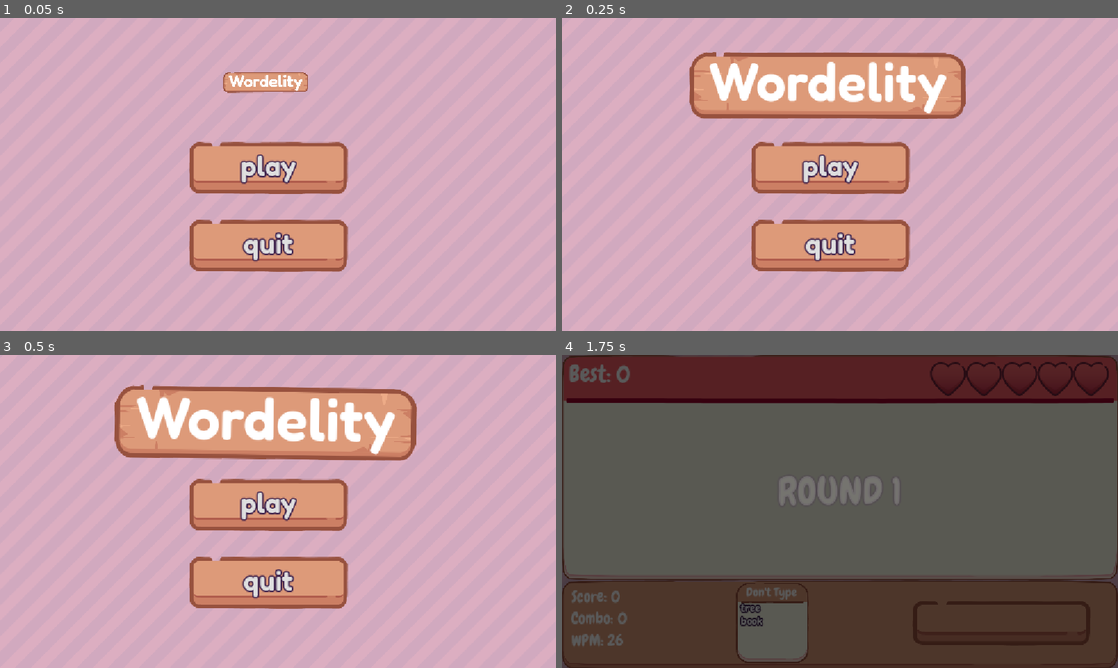
Above: before the commit, frames 1-4 (two rows, left to right).
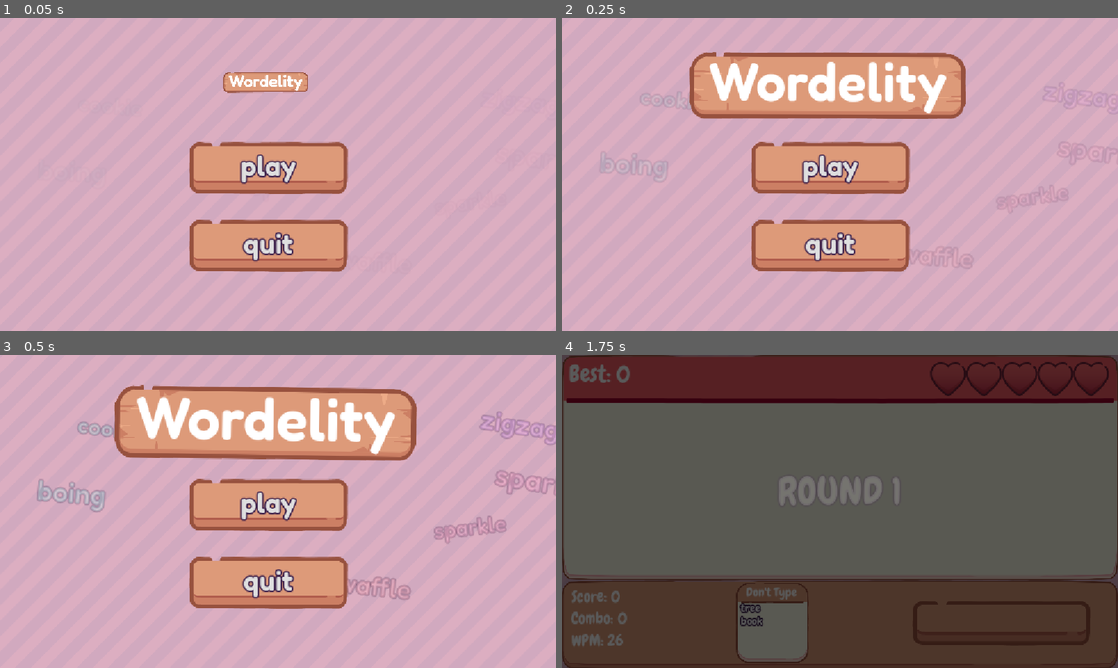
Above: after the commit, the same moments.

Repository: mubixd69-ux/Wordelity
Game: Godot game, scene res://scenes/menu.tscn
The game is run twice, just before and just after one commit, with the same random seed, the same clock (stepped at 60 frames per second) and the same inputs. This scene is started directly instead of the project's main scene.
Inputs (mouse positions are in pixels of both pictures, inside the frame that each line leads up to):
- Up to frame 1 (0.05 s): no input
- Up to frame 2 (0.25 s): no input
- Up to frame 3 (0.5 s): no input
- Up to frame 4 (1.75 s): click "play" at 0.5 s; tap Enter at 1.25 s; move the mouse to (962, 495) at 1.27 s; hold Right from 1.28 s (still down); tap Alt at 1.35 s; click (962, 495) at 1.42 s

The runs differ from the first frame. In frame 2, 0.1% of the frame differs, in the area x 7-98%, y 24-79%; in frame 3, 2.0%, in the area x 6-100%, y 18-79%; in frame 4, nothing differs.

Commit message:
added drifting words to the men7u background

Diff:
--- a/scenes/menu.tscn
+++ b/scenes/menu.tscn
@@ -107,6 +107,7 @@
 text = "quit"
 
 [node name="Title" type="Label" parent="." unique_id=1946353757]
+z_index = 1
 layout_mode = 0
 offset_left = 270.0
 offset_top = 61.0
@@ -118,7 +119,7 @@
 vertical_alignment = 1
 
 [node name="NinePatchRect2" type="NinePatchRect" parent="Title" unique_id=1286328613]
-z_index = -1
+z_as_relative = false
 layout_mode = 0
 offset_left = -11.0
 offset_top = 9.0
--- a/scripts/menu.gd
+++ b/scripts/menu.gd
@@ -5,6 +5,8 @@
 var locked = null
 var idle = 0.0
 var hint_shown = false
+var drift_words = ["pop", "jelly", "wiggle", "boing", "cookie", "zigzag", "sparkle", "bubble", "noodle", "waffle", "puddle"]
+
 
 @onready var title = $Title
 @onready var fade = $Fade
@@ -27,6 +29,14 @@
 	var sway = create_tween().set_loops()
 	sway.tween_property(title, "rotation", 0.04, 1.2).set_trans(Tween.TRANS_SINE)
 	sway.tween_property(title, "rotation", -0.04, 1.2).set_trans(Tween.TRANS_SINE)
+
+	var spawner = Timer.new()
+	spawner.wait_time = 0.9
+	spawner.timeout.connect(spawn_drift_word)
+	add_child(spawner)
+	spawner.start()
+	for i in range(7):
+		spawn_drift_word(true)
 
 func _input(event: InputEvent) -> void:
 	if event is InputEventKey and event.pressed and not event.is_echo():
@@ -127,3 +137,32 @@
 		hint_shown = true
 		create_tween().tween_property($Hint, "modulate:a", 1.0, 0.4)
 		wobble($PlayButton)
+
+
+func spawn_drift_word(prefill = false):
+	var l = Label.new()
+	l.text = drift_words.pick_random()
+	l.add_theme_font_size_override("font_size", randi_range(36, 64))
+	l.add_theme_constant_override("outline_size", 10)
+	l.add_theme_color_override("font_outline_color", Color("3b1f4a"))
+	l.modulate = Color.from_hsv(randf(), 0.35, 1.0, 0.0)
+	l.mouse_filter = Control.MOUSE_FILTER_IGNORE
+	add_child(l)
+	move_child(l, 1)
+
+	var start_y = 700.0
+	if prefill:
+		start_y = randf_range(100.0, 600.0)
+	l.position = Vector2(randf_range(40, 1050), start_y)
+	l.rotation = randf_range(-0.2, 0.2)
+
+	var time = randf_range(9.0, 14.0) * (start_y + 100.0) / 800.0
+	var t = l.create_tween().set_parallel(true)
+	t.tween_property(l, "position:y", - 100.0, time)
+	t.tween_property(l, "modulate:a", 0.5, 1.0)
+	t.tween_property(l, "modulate:a", 0.0, 1.0).set_delay(maxf(time - 1.0, 1.0))
+	t.chain().tween_callback(l.queue_free)
+
+	var sway = l.create_tween().set_loops()
+	sway.tween_property(l, "rotation", l.rotation + 0.15, 1.5).set_trans(Tween.TRANS_SINE)
+	sway.tween_property(l, "rotation", l.rotation - 0.15, 1.5).set_trans(Tween.TRANS_SINE)
